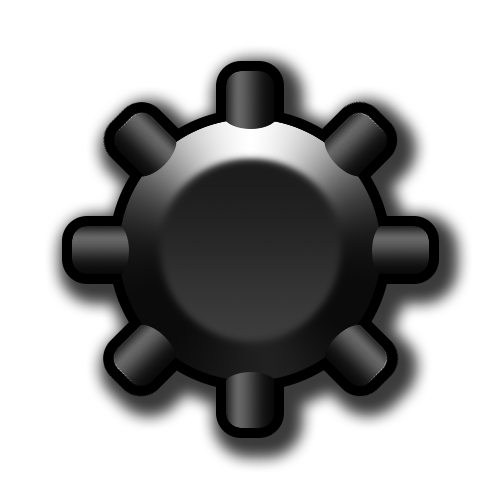
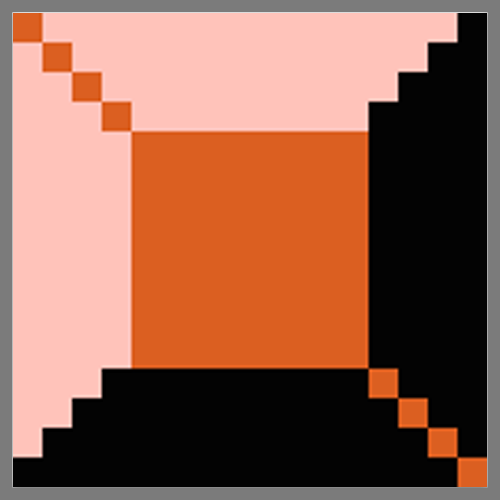
Layered file, before and after one edit (500x500). Changes by layer:
added layer "Layer 2" above "Layer 1 copy" over left=13, top=13, right=487, bottom=487
added layer "Layer 1 copy" above "Layer 1" over left=0, top=0, right=500, bottom=500
hid group "Group 2" (4 layers) over left=62, top=61, right=439, bottom=438
painted on "Ellipse 2 copy" over left=159, top=160, right=342, bottom=342
painted on "Ellipse 2" over left=116, top=111, right=381, bottom=381
showed "Background" over left=0, top=0, right=500, bottom=500
